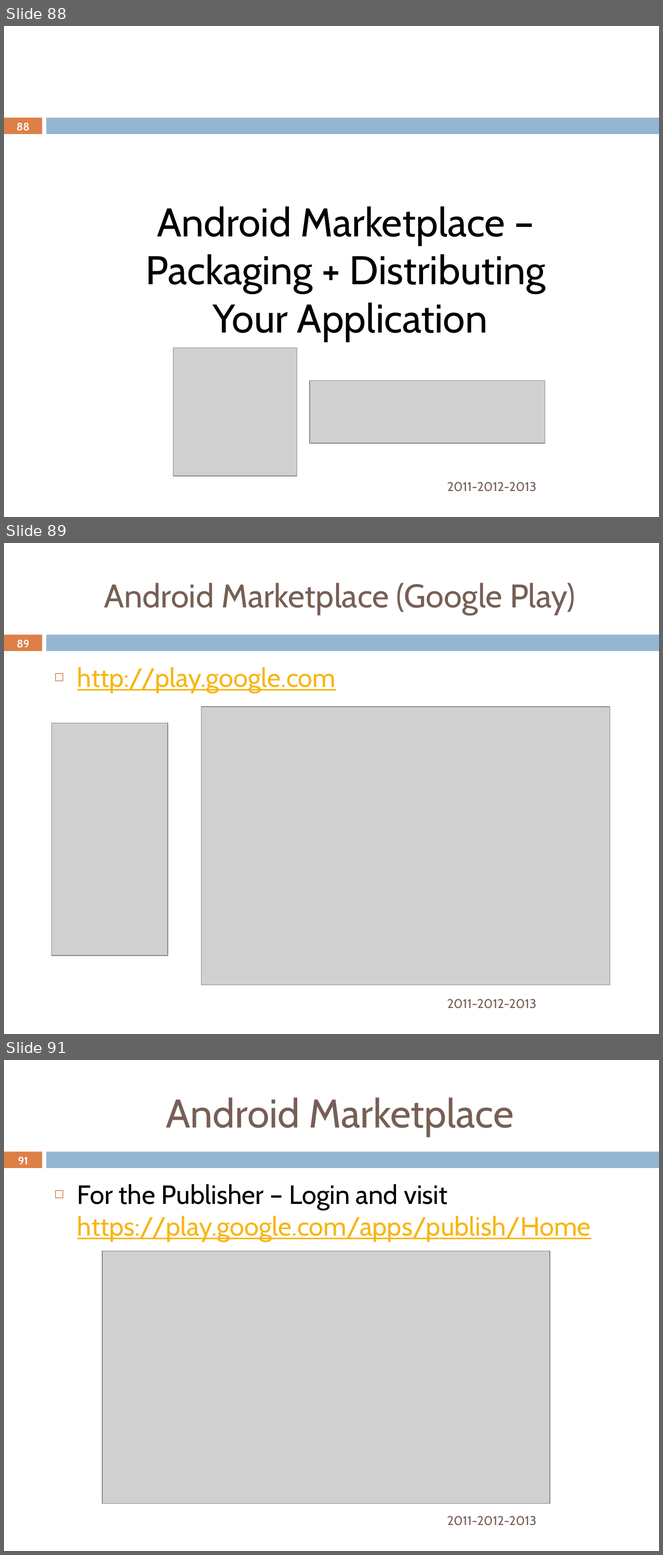
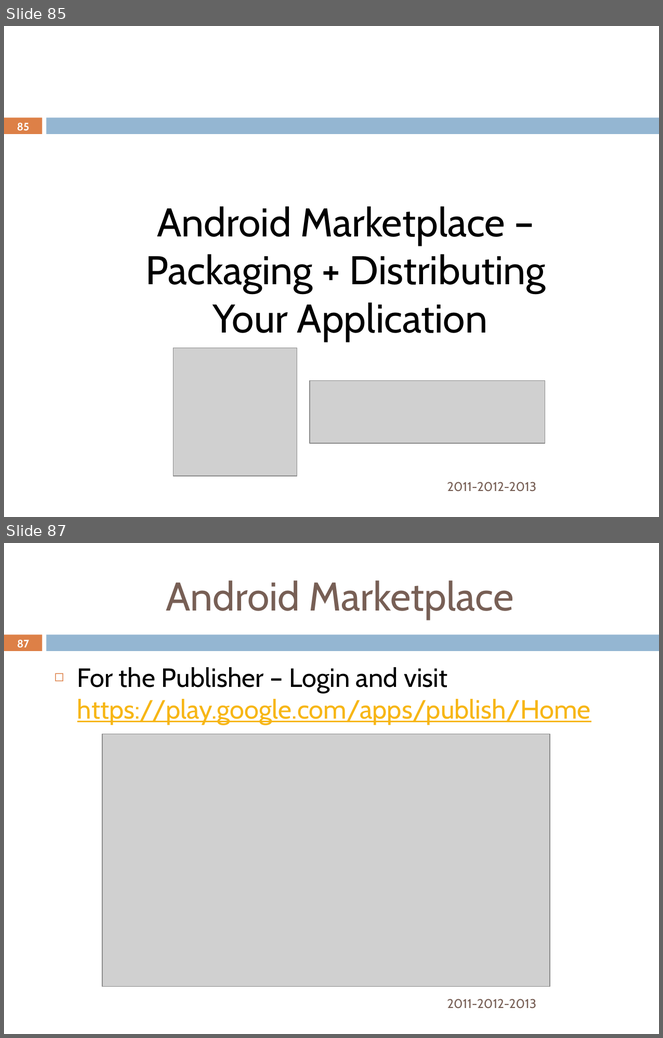
Before and after one commit to rominirani/StudentDevDays-2013-Goa-Android-Workshop, a slide deck: AndroidStudentDevDays-March-2013-MindStormSoftware.pptx. Shown one above the other, each under a label of ours: slides 88, 89 and 91 before the commit, slides 85 and 87 after it; the slides between them are not shown. The pictures are 663x1555 and 663x1038 pixels, drawn with LibreOffice and Linux fonts; fonts in the diff are those of the drawing; grey boxes stand for pictures; background and template pictures are left out. Boxes give left, top, right and bottom in pixels: in the first picture for what was removed or moved away, otherwise in the second. Text is boxed around its words. In the diff, an @@ line names an element or a change of style, - is before the commit and + after.

```diff
--- a/AndroidStudentDevDays-March-2013-MindStormSoftware.pptx
+++ b/AndroidStudentDevDays-March-2013-MindStormSoftware.pptx
@@ slide 89 removed at [4, 543, 659, 1034], background #FFFFFF; not listed: 2 template elements that a slide beside it also shows @@
@@ title removed at [104, 583, 575, 615] @@
-Android Marketplace (Google Play)
@@ page number removed at [17, 640, 29, 648] @@
-89
@@ text removed at [77, 667, 336, 693] @@
-◻ http://play.google.com
@@ picture removed at [201, 707, 610, 985] @@
@@ picture removed at [52, 723, 168, 956] @@
@@ text removed at [447, 999, 536, 1009] @@
-2011-2012-2013
@@ what was slide 88 is now slide 85 @@
@@ page number at [17, 123, 29, 131]: text changed @@
-88
+85
@@ what was slide 91 is now slide 87 @@
@@ page number at [17, 640, 29, 648]: text changed @@
-91
+87
```
Also in this commit, not shown: 4 slides changed, 3 other slides removed, 4 other files.
